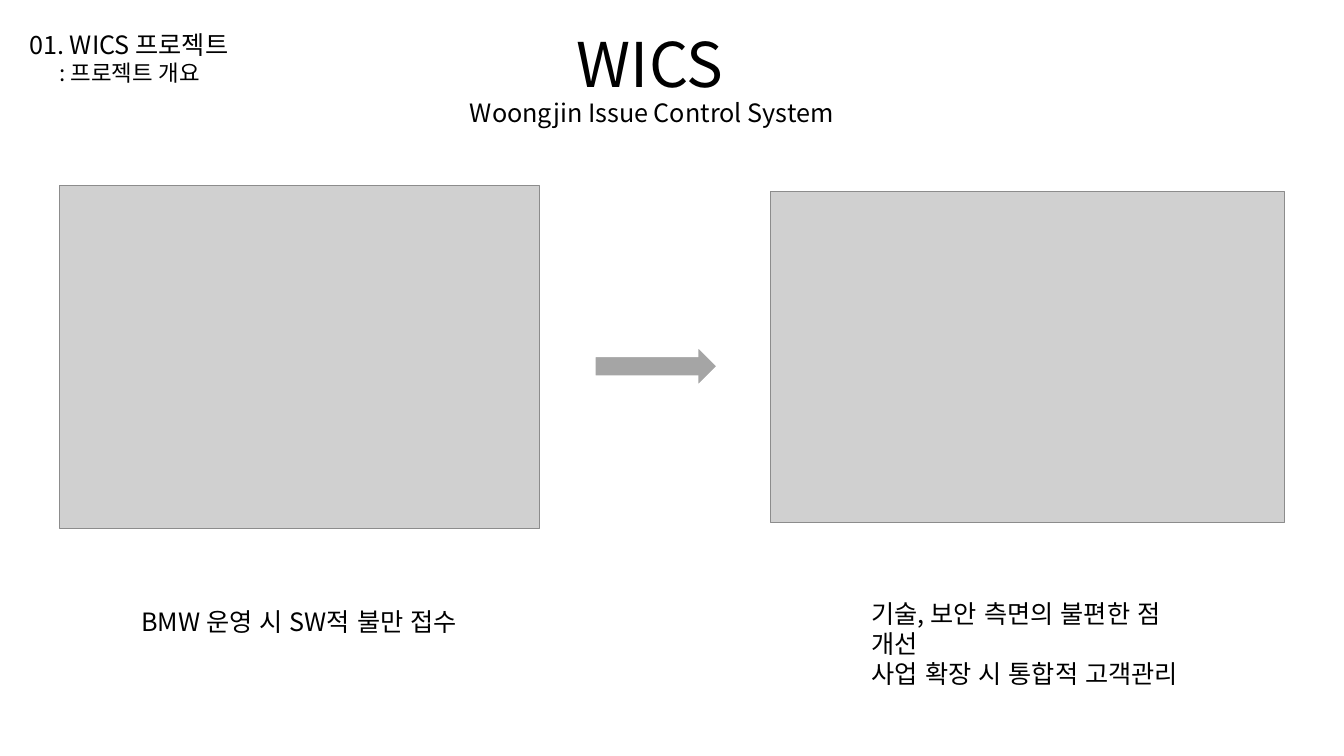
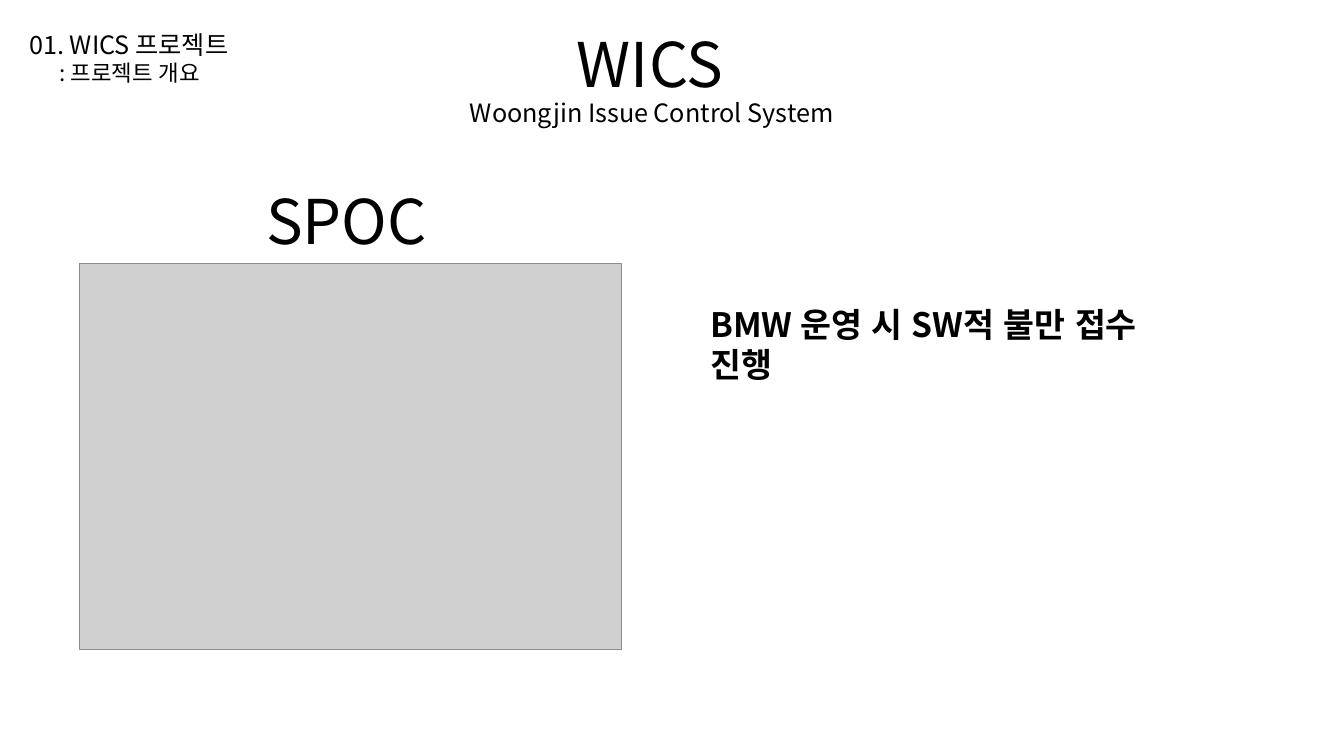
Before and after one commit to baexxbin/intern, a slide deck: slide 4 of 최종PT.pptx (slide 3 before the commit). Drawn at 1344x756 pixels with LibreOffice and Linux fonts; fonts in the diff are those of the drawing; grey boxes stand for pictures. Boxes give left, top, right and bottom in pixels: in the first picture for what was removed or moved away, otherwise in the second. Text is boxed around its words. In the diff, an @@ line names an element or a change of style, - is before the commit and + after.

```diff
--- a/최종PT.pptx
+++ b/최종PT.pptx
@@ text added at bbox=[266, 198, 427, 245], 44 pt, text #000000 @@
+SPOC
@@ picture removed at bbox=[770, 192, 1285, 522] @@
@@ picture: place and size @@
-picture at bbox=[59, 186, 539, 528]
+picture at bbox=[80, 263, 621, 649]
@@ text at bbox=[710, 308, 1137, 380]: text changed; size 18 to 24 pt; bold on @@
-BMW 운영 시 SW적 불만 접수
+BMW 운영 시 SW적 불만 접수 진행
@@ right arrow removed at bbox=[595, 346, 718, 386] @@
@@ text removed at bbox=[872, 602, 1160, 655] @@
-기술, 보안 측면의 불편한 점 개선
@@ text removed at bbox=[872, 662, 1178, 685] @@
-사업 확장 시 통합적 고객관리
```
Also in this commit, not shown: 2 other slides changed, 5 slides added.
